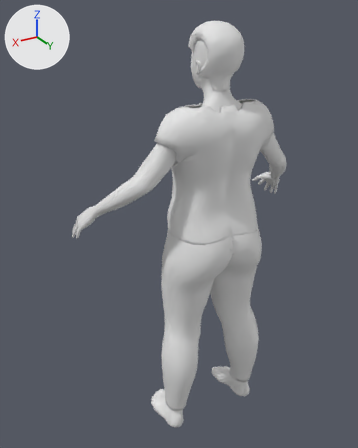
A saved change to the glTF model corpos/corpo-adulto-f-gordo.glb.
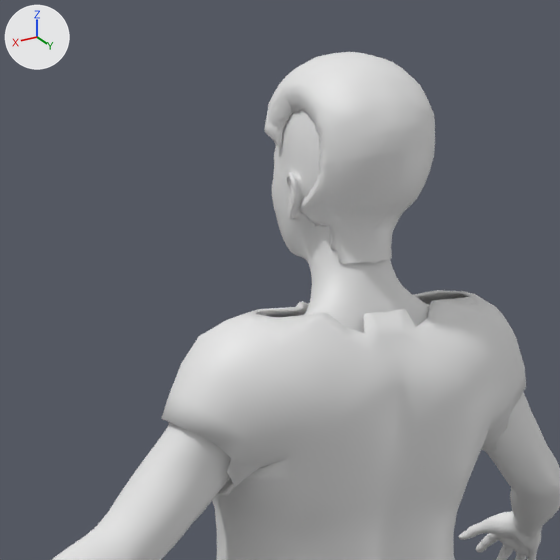
Old and new are each drawn whole from a 50 mm lens placed at (1.146, 1.708, 0.954), pointed at (0.081, -0.068, 0.067) and again close up on the part from 28% to 80% of the width and 1% to 42% of the height. The axes (+X, +Y, +Z) are drawn at upper left. The lights are the same throughout. The last two pictures show the newer version. Vertices at exactly the same position are counted once.

The older version as bpy lines, for what is in view:
```python
me_cabelo = bpy.data.meshes.new('cabelo')
me_cabelo.from_pydata(...)  # 2084 vertices, 4148 faces; spans x -0.089..0.089, y -0.039..0.185, z 0.677..0.921
me_camiseta = bpy.data.meshes.new('camiseta')
me_camiseta.from_pydata(...)  # 1930 vertices, 3868 faces; spans x -0.277..0.277, y -0.092..0.233, z 0.086..0.626
me_pele = bpy.data.meshes.new('pele')
me_pele.from_pydata(...)  # 13380 vertices, 26756 faces; spans x -0.55..0.55, y -0.23..0.23, z -0.9..0.9
ob_cabelo = bpy.data.objects.new('cabelo', me_cabelo)
ob_cabelo.location = (0.0, 0.0, 0.0)
ob_camiseta = bpy.data.objects.new('camiseta', me_camiseta)
ob_camiseta.location = (0.0, 0.0, 0.0)
ob_pele = bpy.data.objects.new('pele', me_pele)
ob_pele.location = (0.0, 0.0, 0.0)
```
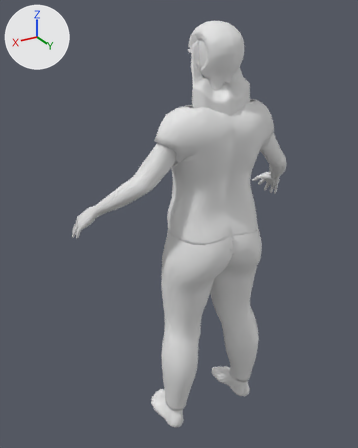
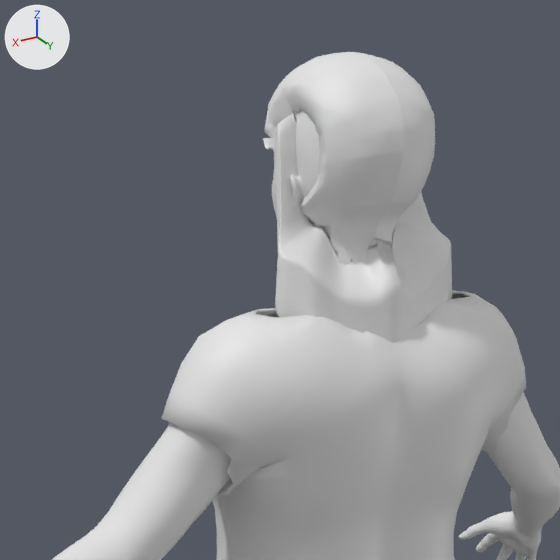
Edits to the bpy script that builds the scene:
```text
Change me_cabelo:
    used by ob_cabelo; location = (0.0, 0.0, 0.0)
    remove me_cabelo.from_pydata(...)  # 2084 vertices, 4148 faces; spans x -0.089..0.089, y -0.039..0.185, z 0.677..0.921
    add me_cabelo.from_pydata(...)  # 5464 vertices, 10904 faces; spans x -0.135..0.135, y -0.039..0.185, z 0.505..0.921
    me_cabelo part 1: a new loose piece of 3380 vertices spanning x -0.135..0.135, y 0.005..0.184, z 0.505..0.856
```

Where the change shows, as pixel boxes [x1, y1, x2, y2] in the close-ups (560 x 560 px):
'cabelo', reshaped
    before: [264, 52, 435, 264]
    after: [263, 52, 452, 343]
part 1 of me_cabelo, added
    after: [263, 110, 452, 343]
